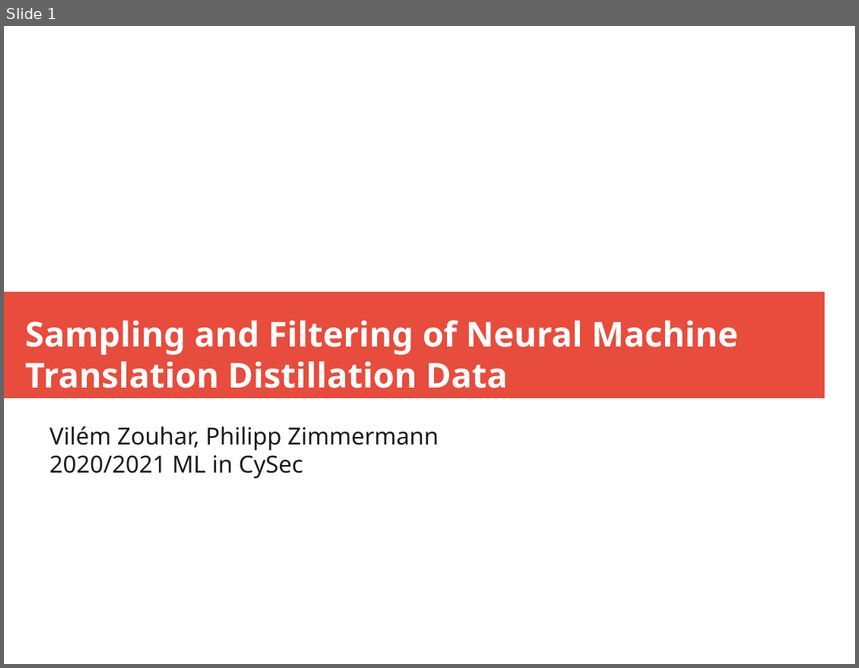
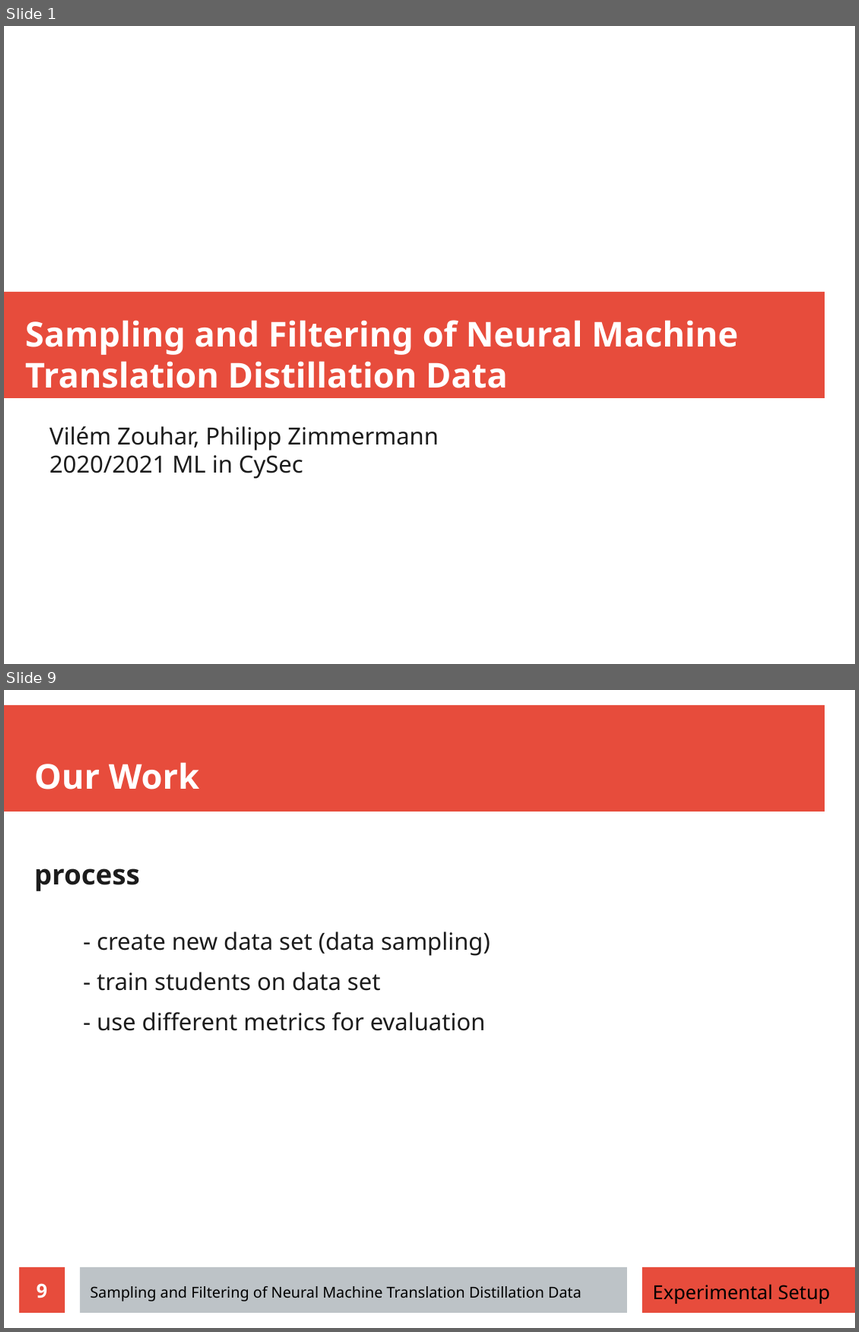
Before and after one commit to zouharvi/reference-mt-distill, a slide deck: meta/final_presentation.odp. Shown one above the other, each under a label of ours: slide 1 before the commit, slides 1 and 9 after it; the slides between them are not shown. The pictures are 859x668 and 859x1332 pixels, drawn with LibreOffice and Linux fonts; fonts in the diff are those of the drawing. Boxes give left, top, right and bottom in pixels: in the first picture for what was removed or moved away, otherwise in the second. Text is boxed around its words. In the diff, an @@ line names an element or a change of style, - is before the commit and + after.

```diff
--- a/meta/final_presentation.odp
+++ b/meta/final_presentation.odp
@@ slide 9 added at <box>4,690,855,1328</box>, background #FFFFFF @@
@@ rectangle added at <box>4,705,825,812</box>, fill #E74C3C @@
@@ title added at <box>34,762,199,790</box>, 32 pt, text #FFFFFF, bold @@
+Our Work
@@ text added at <box>34,869,490,1031</box>, 22 pt, text #1C1C1C @@
+process
+  - create new data set (data sampling)
+  - train students on data set
+  - use different metrics for evaluation
@@ page number added at <box>19,1268,65,1313</box>, fill #E74C3C, 18 pt, text #FFFFFF, bold @@
+9
@@ rectangle added at <box>80,1268,627,1313</box>, fill #BDC3C7 @@
@@ rectangle added at <box>643,1268,855,1313</box>, fill #E74C3C @@
@@ text added at <box>90,1287,582,1302</box>, 14 pt, text #000000 @@
+Sampling and Filtering of Neural Machine Translation Distillation Data
@@ text added at <box>653,1284,831,1304</box>, 18 pt, text #000000 @@
+Experimental Setup
```
Also in this commit, not shown: 15 slides changed, 4 other slides added.
